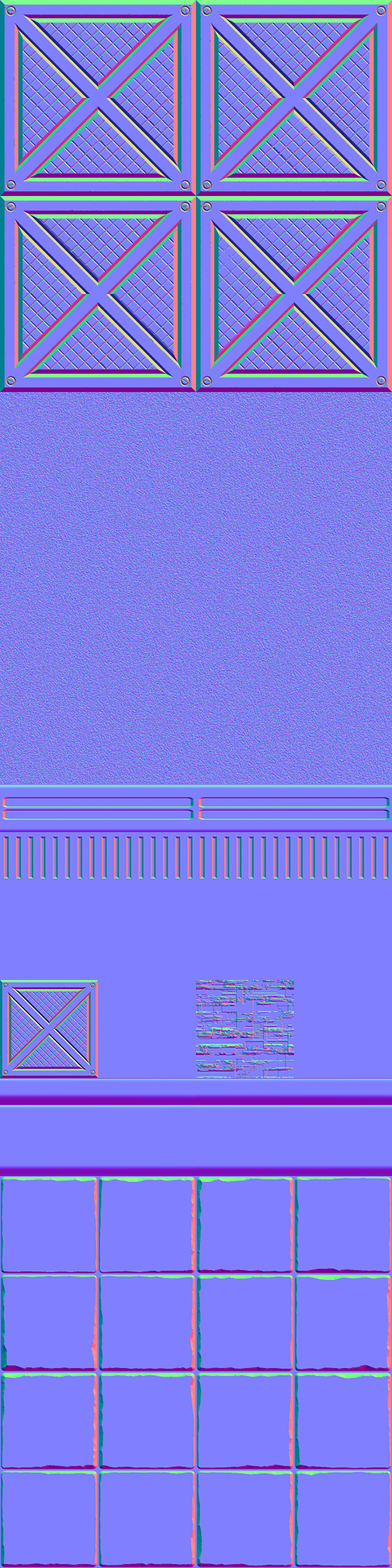
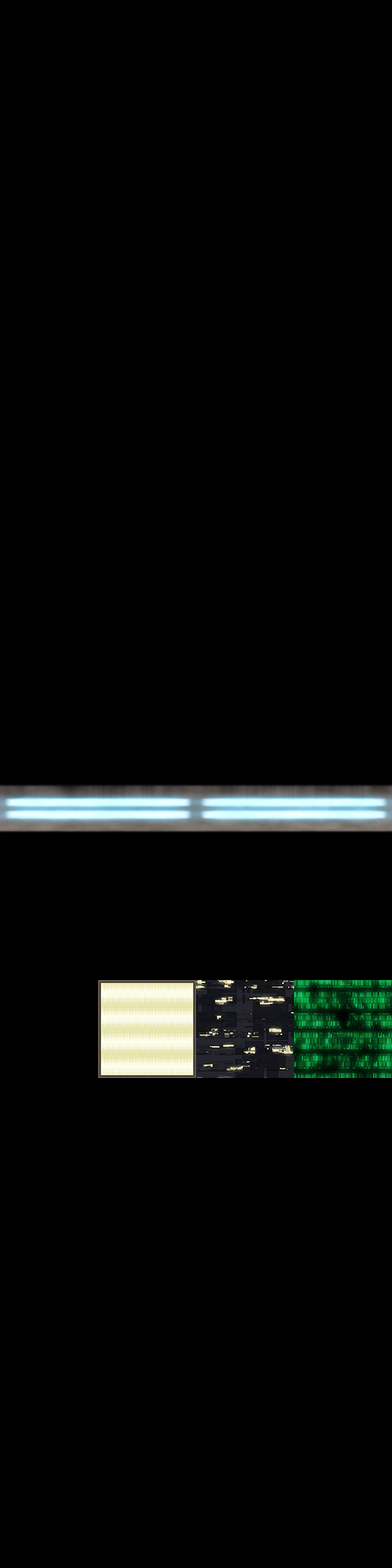
Revision of a layered 392px x 1568px image; what changed, layer by layer:
added group "emissive" with 3 layers above "diffuse" over [0, 0, 392, 1568]
added layer "Layer 66" in group "emissive" over [98, 980, 392, 1078]
added layer "Layer 65" in group "emissive" over [0, 784, 392, 833]
added layer "darkness" in group "emissive" over [0, 0, 392, 1568]
showed group "diffuse" (35 layers) over [0, 0, 392, 1568]
